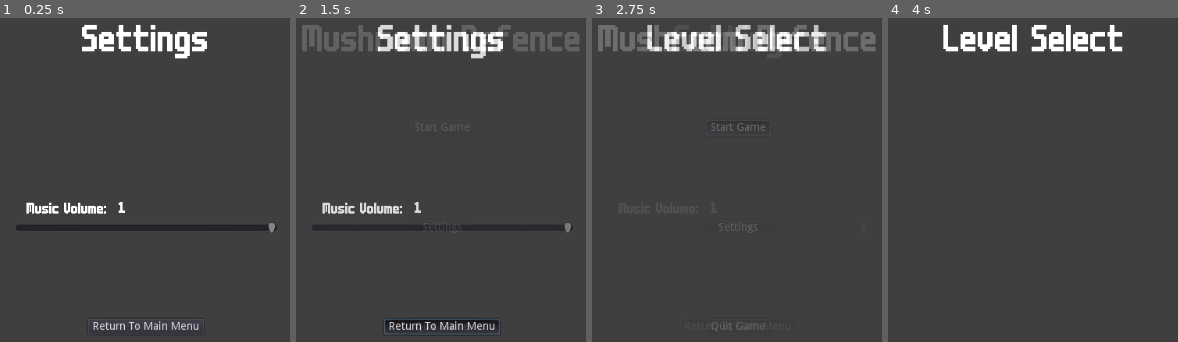
Above: before the commit, frames 1-4 (left to right).
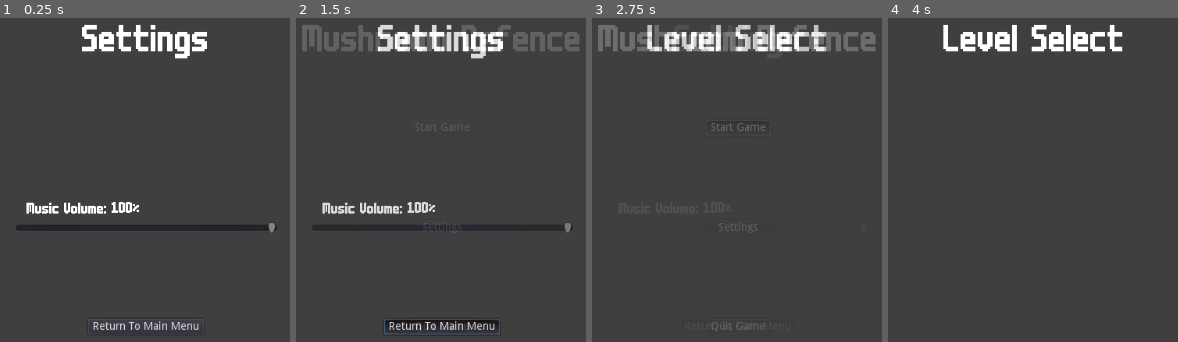
Above: after the commit, the same moments.

Repository: jtorbett23/Mushroom-Defence
Game: Godot game, scene res://Scenes/SettingsMenu.tscn
The game is run twice, just before and just after one commit, with the same random seed, the same clock (stepped at 60 frames per second) and the same inputs. This scene is started directly instead of the project's main scene.
Inputs (mouse positions are in pixels of both pictures, inside the frame that each line leads up to):
- Up to frame 1 (0.25 s): no input
- Up to frame 2 (1.5 s): tap Enter at 0.5 s; move the mouse to (outside the picture) at 0.52 s; click (outside the picture) at 0.67 s; click "Return To Main Menu" at 1.25 s
- Up to frame 3 (2.75 s): click "Start Game" at 2 s
- Up to frame 4 (4 s): move the mouse to (outside the picture) at 2.77 s; click (outside the picture) at 2.92 s; tap Space at 3.5 s; move the mouse to (1114, 95) at 3.52 s; click (1114, 95) at 3.67 s

The runs differ from the first frame. In frame 1, 0.2% of the frame differs, in the area x 38-48%, y 56-61%; in frame 2, 0.2%; in frame 3, less than 0.1%; in frame 4, nothing differs.

Commit message:
show music volume via % not fraction

Diff:
--- a/Scripts/SettingsMenu.gd
+++ b/Scripts/SettingsMenu.gd
@@ -5,9 +5,8 @@
 
 func _ready():
 	$"Options/Music Volume".value = AudioManager.current_volume
-	$"Options/Music Volume/Value".text = str(AudioManager.current_volume)
+	$"Options/Music Volume/Value".text = str(AudioManager.current_volume * 100) + "%"
 	for option in options.get_children():
-		print(str(option.get_class()))
 		match option.get_class():
 			"Button":
 				option.connect("pressed",self, "select_option" ,[option.name])
@@ -15,10 +14,10 @@
 				option.connect("value_changed", self, "handle_slider", [option])
 
 func handle_slider(value, slider):
-	slider.get_node("Value").text = str(value)
 	match slider.name:
 		"Music Volume":
 			AudioManager.set_music_volume(value)
+			slider.get_node("Value").text = str(AudioManager.current_volume * 100) + "%"
 
 func select_option(action):
 	match action:
